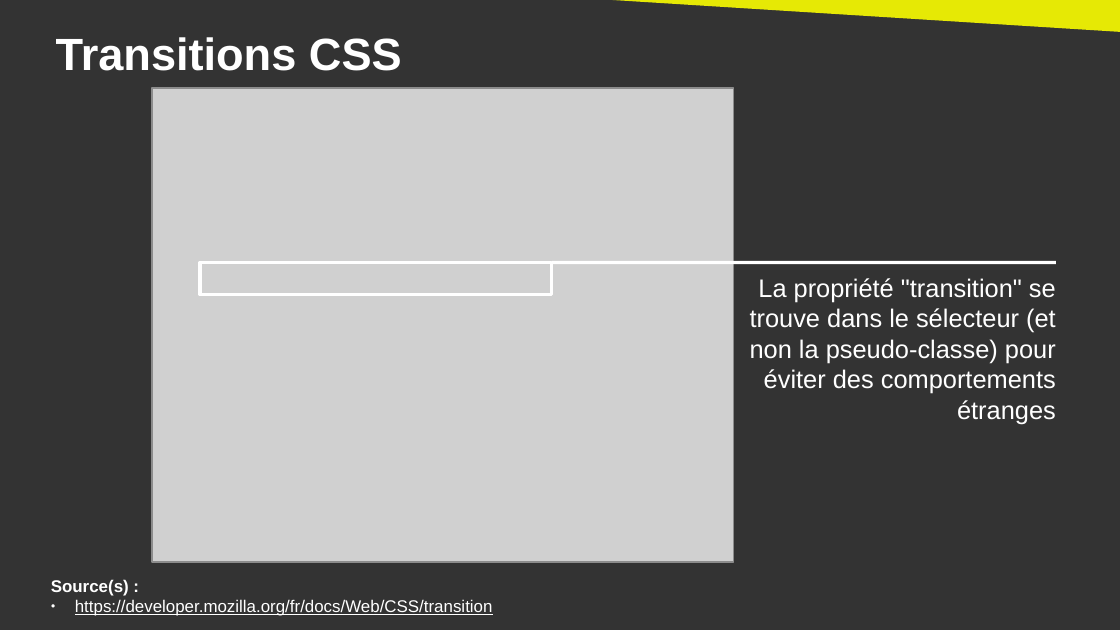
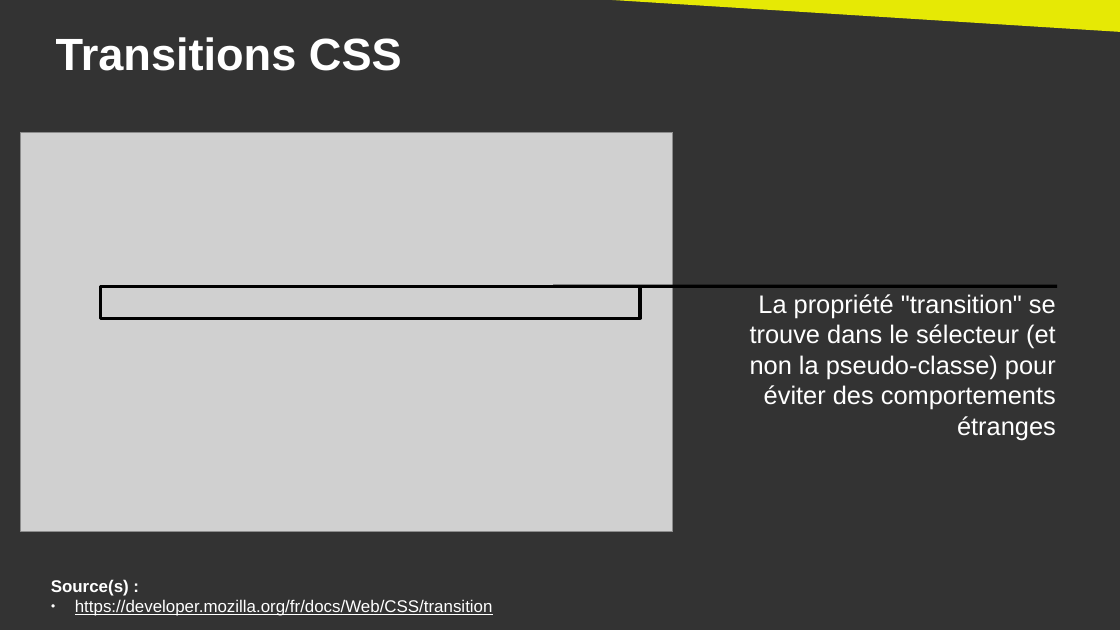
Before and after one commit to DanYellow/cours, a slide deck: slide 27 of integration-web-s2/travaux-pratiques/numero-2/presentation.odp. Drawn at 1120x630 pixels with LibreOffice and Linux fonts; fonts in the diff are those of the drawing; grey boxes stand for pictures. Boxes give left, top, right and bottom in pixels: in the first picture for what was removed or moved away, otherwise in the second. Text is boxed around its words. In the diff, an @@ line names an element or a change of style, - is before the commit and + after.

```diff
--- a/integration-web-s2/travaux-pratiques/numero-2/presentation.odp
+++ b/integration-web-s2/travaux-pratiques/numero-2/presentation.odp
@@ picture: place and size @@
-picture at [152,88,734,563]
+picture at [20,132,673,532]
@@ rectangle: place and size @@
-rectangle at [200,262,552,294]
+rectangle at [101,287,640,318]
@@ rectangle at [101,287,640,318]: outline #FFFFFF 2.3 pt to #000000 2.3 pt @@
@@ line moved from (552, 262) - (1056, 262) to (554, 287) - (1058, 287) @@
@@ line (554, 287) - (1058, 287): stroke #FFFFFF 2.3 pt to #000000 2.3 pt @@
@@ title "La propriété "transition" se trouve ...": place and size @@
-title "La propriété "transition" se trouve ..." at [750,278,1056,424]
+title "La propriété "transition" se trouve ..." at [750,294,1056,440]
```
Also in this commit, not shown: 6 other slides changed, 3 other files.
